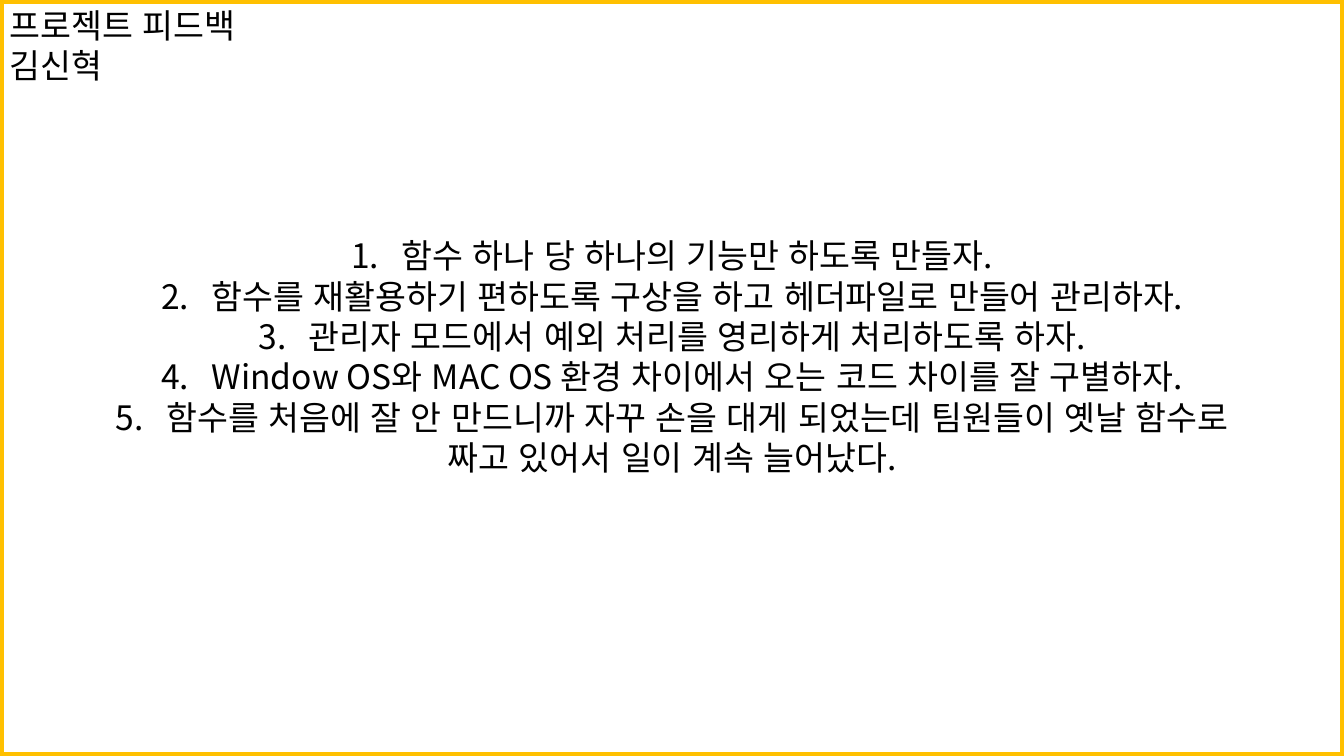
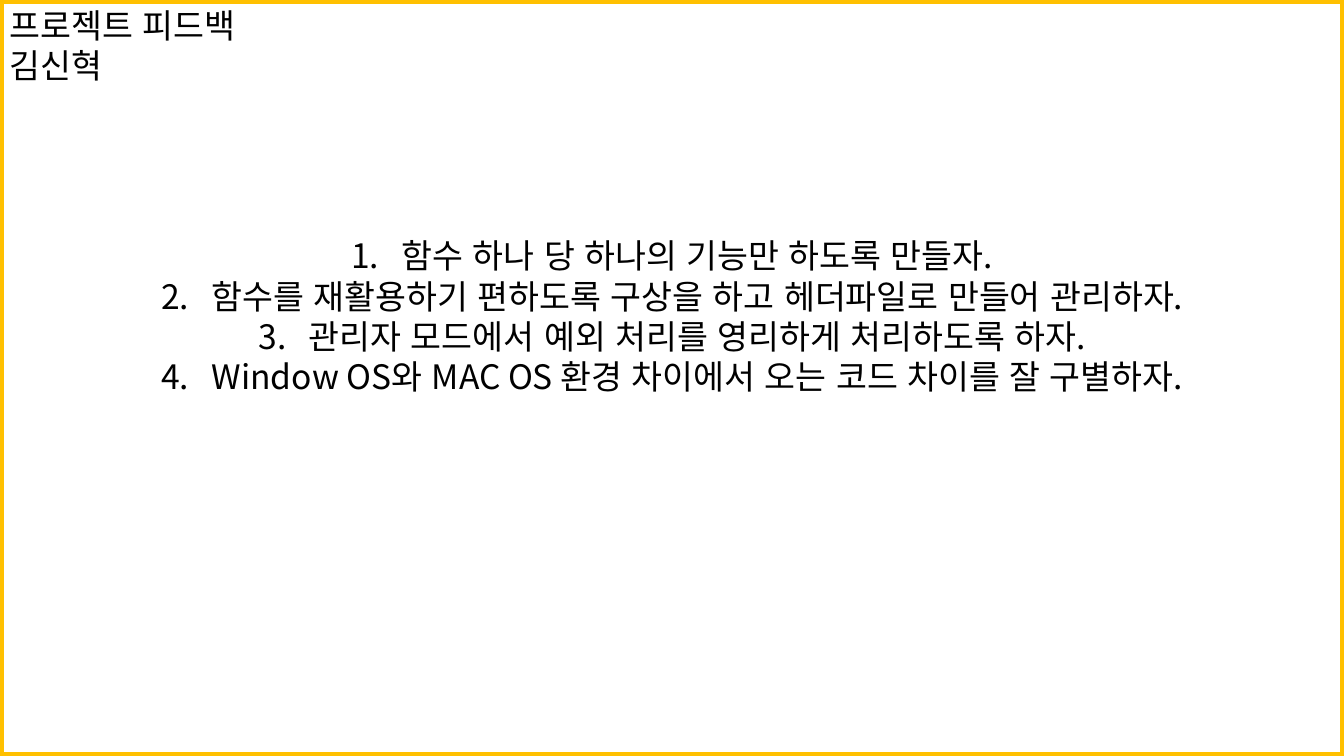
Before and after one commit to 909ma/ATM-System-using-by-C-Language, a slide deck: slide 16 of 기타/발표 자료/메인 발표 시트(양식 이대로 안 합니다, 빨리 짠다고 진짜 골자만 짠 거에요. 그냥 텍스트만 보시고 이렇게 있구나 하시면 도비니다).pptx. Drawn at 1344x756 pixels with LibreOffice and Linux fonts; fonts in the diff are those of the drawing. Boxes give left, top, right and bottom in pixels: in the first picture for what was removed or moved away, otherwise in the second. Text is boxed around its words. In the diff, an @@ line names an element or a change of style, - is before the commit and + after.

```diff
--- a/기타/발표 자료/메인 발표 시트(양식 이대로 안 합니다, 빨리 짠다고 진짜 골자만 짠 거에요. 그냥 텍스트만 보시고 이렇게 있구나 하시면 도비니다).pptx
+++ b/기타/발표 자료/메인 발표 시트(양식 이대로 안 합니다, 빨리 짠다고 진짜 골자만 짠 거에요. 그냥 텍스트만 보시고 이렇게 있구나 하시면 도비니다).pptx
@@ text "함수 하나 당 하나의 기능만 ...": place and size @@
-text "함수 하나 당 하나의 기능만 ..." at [166,240,1229,473]
+text "함수 하나 당 하나의 기능만 ..." at [211,240,1183,392]
@@ text at [166,402,1229,473]: paragraphs removed @@
-5. 함수를 처음에 잘 안 만드니까 자꾸 손을 대게 되었는데 팀원들이 옛날 함수로
-짜고 있어서 일이 계속 늘어났다.
```
